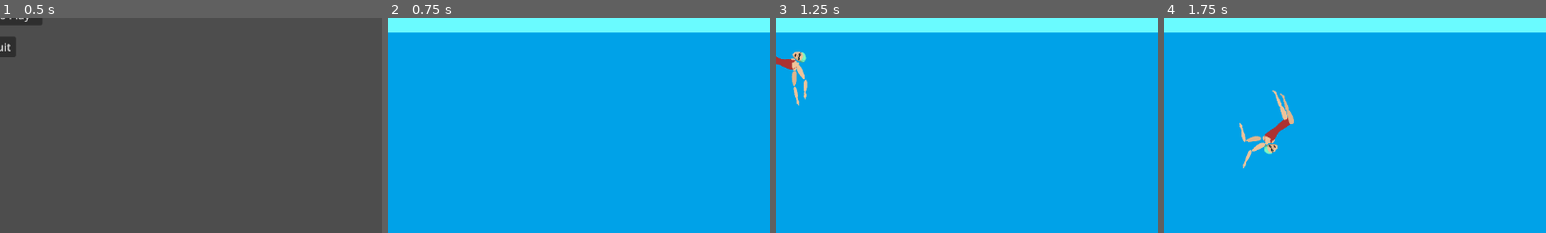
Above: before the commit, frames 1-4 (left to right).
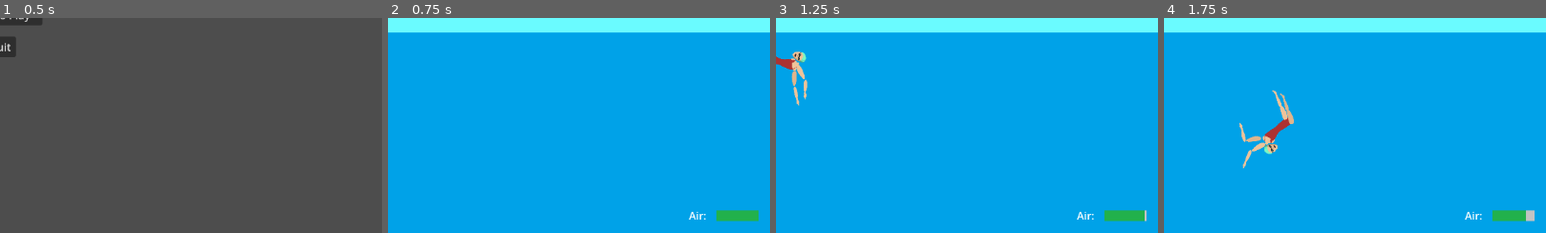
Above: after the commit, the same moments.

Repository: acnolan/Pixel-Game-Jam-2024
Game: Godot game, scene res://scenes/menu/start_screen.tscn
Two runs of this game, one before a commit and one after it. Both use one fixed random seed, a clock stepped at 60 frames per second and the inputs below.
Inputs:
- Up to frame 1 (0.5 s): no input
- Up to frame 2 (0.75 s): click "Play" at 0.5 s
- Up to frame 3 (1.25 s): no input
- Up to frame 4 (1.75 s): hold W from 1.28 s (still down); tap I at 1.35 s
The pictures show only the part of the screen within x 50-100%, y 50-100%; the shares and areas given below are measured in that part.

Frame 1 is identical in both runs. In frame 2, 0.7% of the frame differs, in the area x 78-97%, y 89-95%; in frame 3, 0.7%; in frame 4, 0.7%.

Commit message:
Air bar

Diff:
--- /dev/null
+++ b/scenes/game_over/breath_bar.tscn
@@ -0,0 +1,34 @@
+[gd_scene load_steps=4 format=3 uid="uid://d1uaw8681mx5y"]
+
+[ext_resource type="Script" path="res://scripts/BreathBar.gd" id="1_p2fu3"]
+[ext_resource type="Texture2D" uid="uid://b2uomrfo83hkg" path="res://art/water/outofbreathbar.png" id="2_spodr"]
+[ext_resource type="Texture2D" uid="uid://cha1qm3phe76a" path="res://art/water/breathbar.png" id="3_h0ofe"]
+
+[node name="BreathBar" type="Control"]
+layout_mode = 3
+anchor_right = 0.108
+anchor_bottom = 0.039
+offset_right = -0.416
+offset_bottom = -0.272001
+script = ExtResource("1_p2fu3")
+
+[node name="TextureProgressBar" type="TextureProgressBar" parent="."]
+layout_mode = 1
+anchors_preset = -1
+anchor_right = 1.384
+anchor_bottom = 0.944
+offset_left = 58.0
+offset_top = 4.0
+offset_right = -0.0160065
+value = 100.0
+texture_under = ExtResource("2_spodr")
+texture_progress = ExtResource("3_h0ofe")
+
+[node name="Label" type="Label" parent="."]
+layout_mode = 1
+anchors_preset = -1
+anchor_right = 1.068
+anchor_bottom = 1.0
+offset_right = -75.432
+offset_bottom = -2.0
+text = "    Air:"
--- a/scenes/player/swimmer.tscn
+++ b/scenes/player/swimmer.tscn
@@ -22,6 +22,9 @@
 	if not is_drowning and timer_started:
 		timer_started = false
 		FadeDie.stopAnimation()
+
+	if(timer_started):
+		get_node(\"../../BreathBar\").updateAir((timer.time_left/3)*100)
 
 	if timer_started and timer.time_left == 0:
 		timer_started = false
--- a/scenes/world.tscn
+++ b/scenes/world.tscn
@@ -1,9 +1,10 @@
-[gd_scene load_steps=9 format=3 uid="uid://bwenp1ew2e6rn"]
+[gd_scene load_steps=10 format=3 uid="uid://bwenp1ew2e6rn"]
 
 [ext_resource type="Texture2D" uid="uid://dpv5277lmld1l" path="res://art/water/invisibleblock.png" id="2_om0ux"]
 [ext_resource type="Texture2D" uid="uid://cphjrix17yoj5" path="res://art/water/watertile.png" id="2_oq5ja"]
 [ext_resource type="PackedScene" uid="uid://xdp87vh2ffos" path="res://scenes/player/swimmer.tscn" id="2_uli5x"]
 [ext_resource type="PackedScene" uid="uid://53sjen4obtre" path="res://scenes/parallax_background.tscn" id="4_2ykht"]
+[ext_resource type="PackedScene" uid="uid://d1uaw8681mx5y" path="res://scenes/game_over/breath_bar.tscn" id="5_ncgx1"]
 
 [sub_resource type="TileSetAtlasSource" id="TileSetAtlasSource_r577r"]
 resource_name = "watertile"
@@ -69,3 +70,12 @@
 script = SubResource("GDScript_7g52e")
 
 [node name="ParallaxBackground" parent="." instance=ExtResource("4_2ykht")]
+
+[node name="BreathBar" parent="." instance=ExtResource("5_ncgx1")]
+anchors_preset = 0
+anchor_right = 0.0
+anchor_bottom = 0.0
+offset_left = 437.0
+offset_top = 312.0
+offset_right = 437.0
+offset_bottom = 312.0
--- /dev/null
+++ b/scripts/BreathBar.gd
@@ -0,0 +1,31 @@
+extends Control
+
+@onready var air = $TextureProgressBar
+var can_regen = false
+var time_to_wait = 1
+var s_timer = 0
+var can_start_timer = true
+
+func _ready():
+	air.value = air.max_value
+
+func _process(delta):
+	if can_regen == false && air.value != 100 or air.value == 0:
+		can_start_timer = true
+		if can_start_timer:
+			s_timer += delta
+			if s_timer >= time_to_wait:
+				can_regen = true
+				can_start_timer = false
+				s_timer = 0
+
+	if air.value == 100:
+		can_regen = false
+
+	if can_regen == true:
+		air.value += 0.5
+		can_start_timer = false
+		s_timer = 0
+
+func updateAir(newValue):
+	air.value = newValue
Binary file added: art/water/breathbar.png
Not shown, added: art/water/breathbar.png.import
Binary file added: art/water/outofbreathbar.png
Not shown, added: art/water/outofbreathbar.png.import
